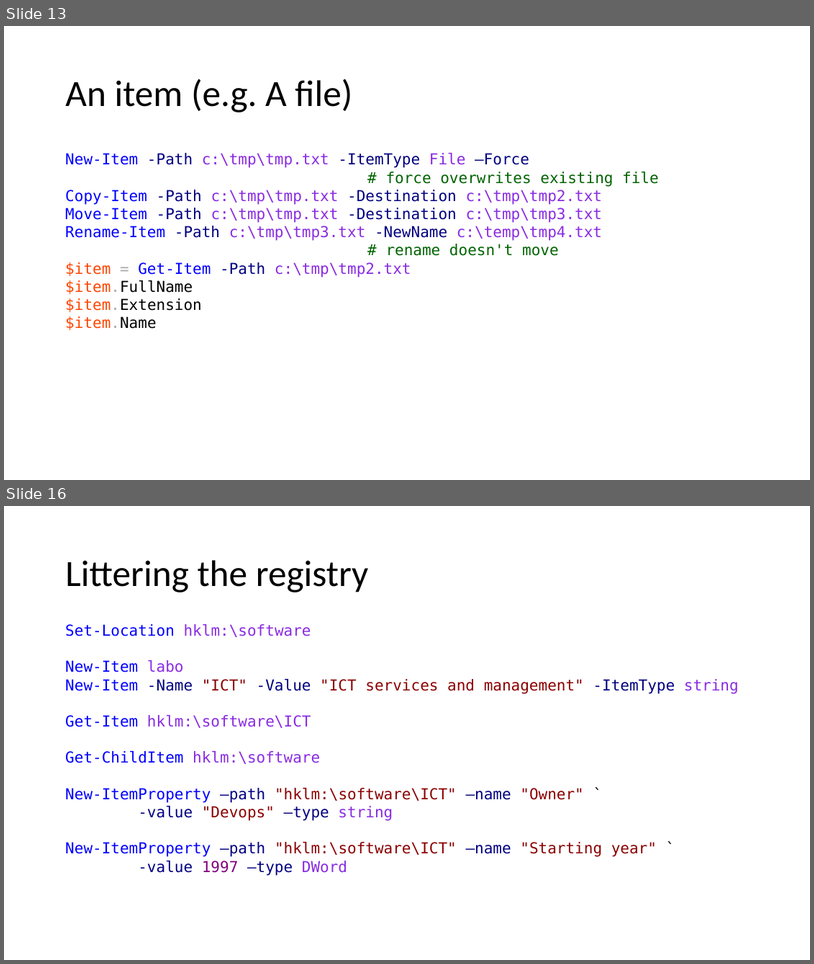
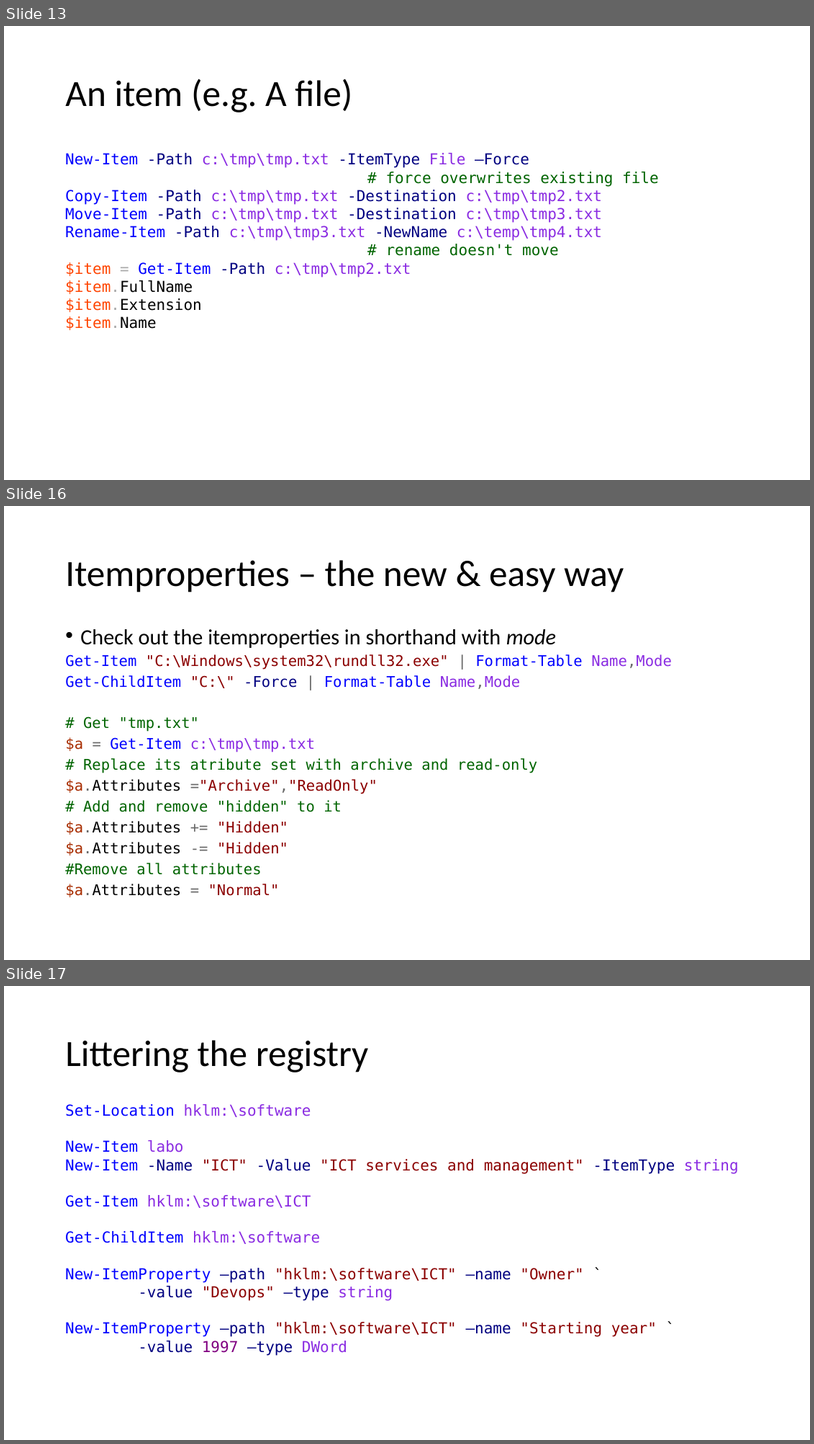
Before and after one commit to mjochen/PS-Technologies, a slide deck: The_navigation_model/The navigation model.pptx. Shown one above the other, each under a label of ours: slides 13 and 16 before the commit, slides 13, 16 and 17 after it; the slides between them are not shown. The pictures are 814x964 and 814x1444 pixels, drawn with LibreOffice and Linux fonts; fonts in the diff are those of the drawing. Boxes give left, top, right and bottom in pixels: in the first picture for what was removed or moved away, otherwise in the second. Text is boxed around its words. In the diff, an @@ line names an element or a change of style, - is before the commit and + after.

Commit message:
Edited itemproperties section

```diff
--- a/The_navigation_model/The navigation model.pptx
+++ b/The_navigation_model/The navigation model.pptx
@@ slide 16 added at bbox=[4, 506, 810, 960], background #FFFFFF @@
@@ title added at bbox=[65, 560, 624, 592], 44 pt, text #000000 @@
+Itemproperties – the new & easy way
@@ text added at bbox=[65, 629, 671, 897], 17.6 pt, text #006400 @@
+• Check out the itemproperties in shorthand with mode
+Get-Item "C:\Windows\system32\rundll32.exe" | Format-Table Name,Mode
+Get-ChildItem "C:\" -Force | Format-Table Name,Mode
+# Get "tmp.txt"
+$a = Get-Item c:\tmp\tmp.txt
+# Replace its atribute set with archive and read-only
+$a.Attributes ="Archive","ReadOnly"
+# Add and remove "hidden" to it
+$a.Attributes += "Hidden"
+$a.Attributes -= "Hidden"
+#Remove all attributes
+$a.Attributes = "Normal"
@@ what was slide 16 is now slide 17 @@
```
Also in this commit, not shown: 2 slides changed.
